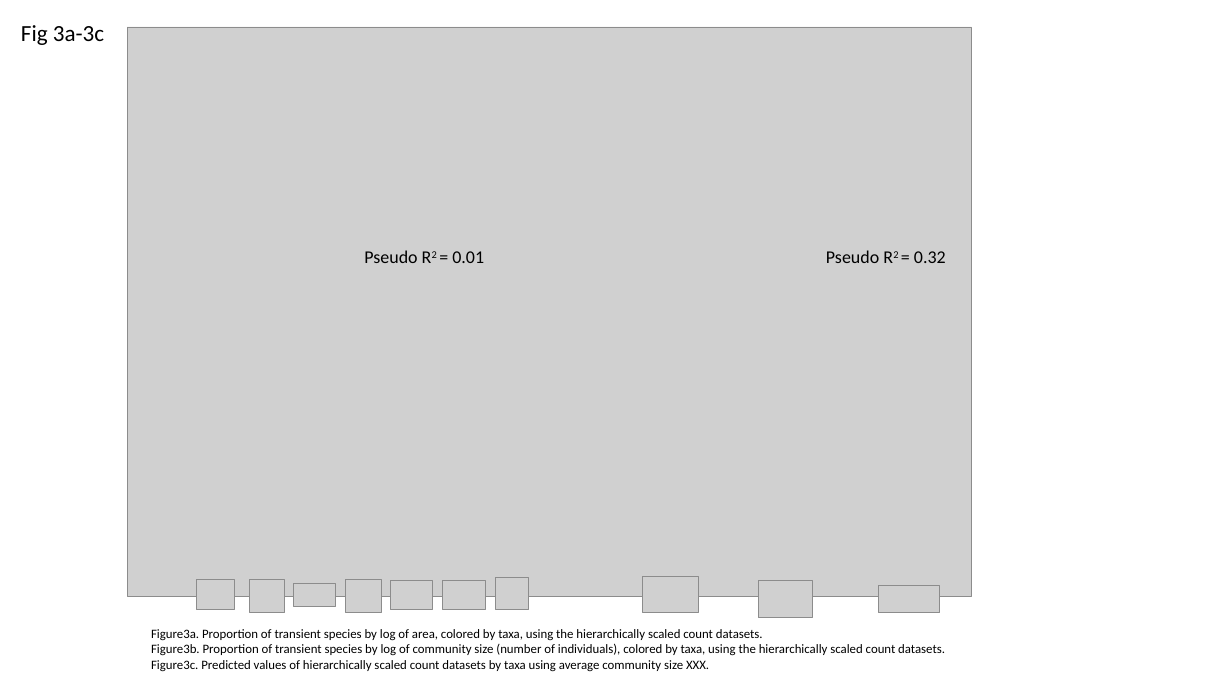
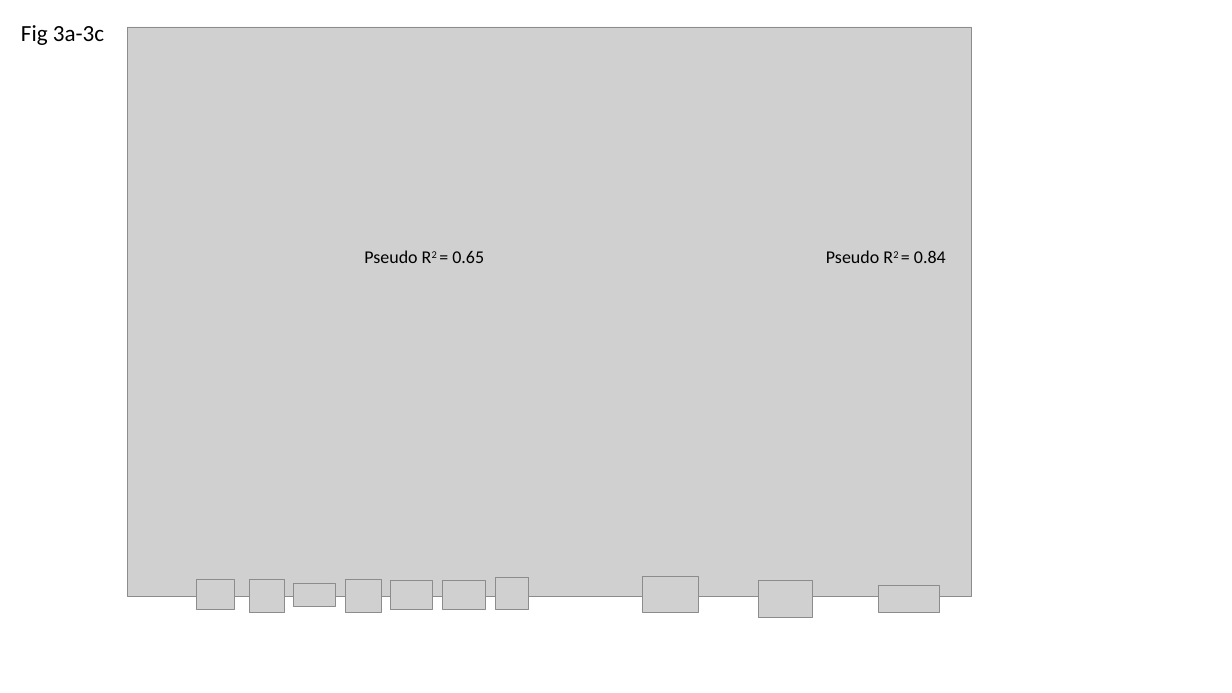
Before and after one commit to hurlbertlab/core-transient, a slide deck: slide 5 of output/plots/all_figs_with_legends.pptx. Drawn at 1232x693 pixels with LibreOffice and Linux fonts; fonts in the diff are those of the drawing; grey boxes stand for pictures. Boxes give left, top, right and bottom in pixels: in the first picture for what was removed or moved away, otherwise in the second. Text is boxed around its words. In the diff, an @@ line names an element or a change of style, - is before the commit and + after.

Commit message:
bbs proptrans added into suppl figure 4 and psuedo r2 recalc

```diff
--- a/output/plots/all_figs_with_legends.pptx
+++ b/output/plots/all_figs_with_legends.pptx
@@ text at <box>364,250,484,263</box>: text changed @@
-Pseudo R2 = 0.01
+Pseudo R2 = 0.65
@@ text at <box>826,250,946,263</box>: text changed @@
-Pseudo R2 = 0.32
+Pseudo R2 = 0.84
@@ text removed at <box>151,629,945,672</box> @@
-Figure3a. Proportion of transient species by log of area, colored by taxa, using the hierarchically scaled count datasets.
-Figure3b. Proportion of transient species by log of community size (number of individuals), colored by taxa, using the hierarchically scaled count datasets.
-Figure3c. Predicted values of hierarchically scaled count datasets by taxa using average community size XXX.
```
Also in this commit, not shown: 2 other slides changed, 6 other files.
